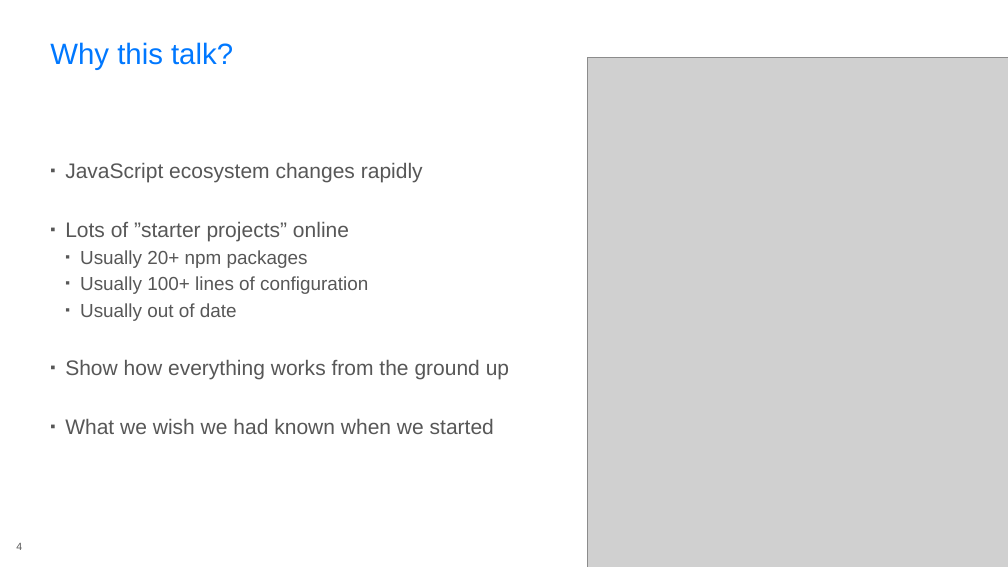
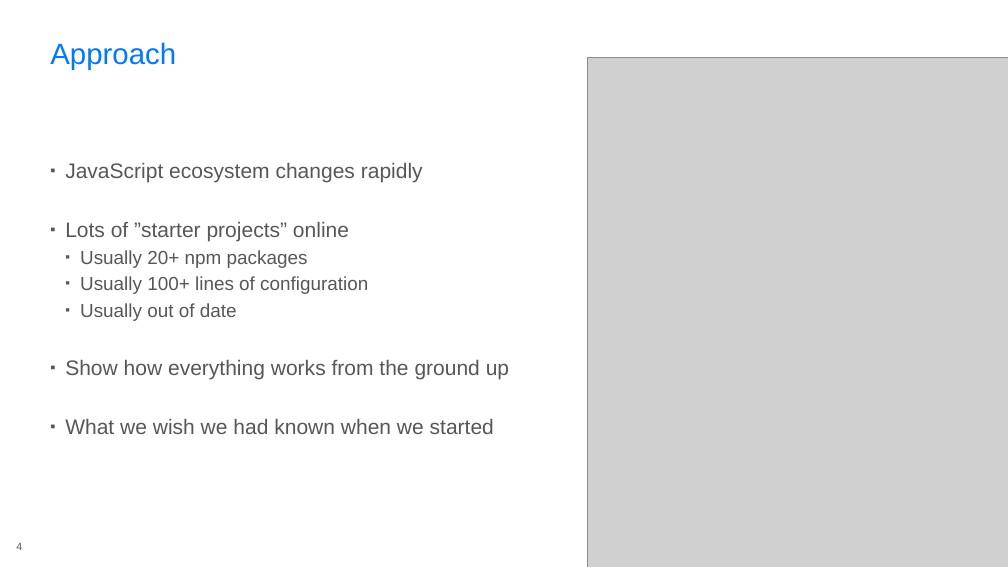
Before and after one commit to rasmuskl/react-webpack-typescript, a slide deck: slide 4 of 20170331-microsoft-60min/_notes/Presentation.pptx. Drawn at 1008x567 pixels with LibreOffice and Linux fonts; fonts in the diff are those of the drawing; grey boxes stand for pictures; background and template pictures are left out. Boxes give left, top, right and bottom in pixels: in the first picture for what was removed or moved away, otherwise in the second. Text is boxed around its words. In the diff, an @@ line names an element or a change of style, - is before the commit and + after.

```diff
--- a/20170331-microsoft-60min/_notes/Presentation.pptx
+++ b/20170331-microsoft-60min/_notes/Presentation.pptx
@@ title at (50, 42, 176, 69): text changed @@
-Why this talk?
+Approach
```
Also in this commit, not shown: 4 other slides changed, 5 other files.
